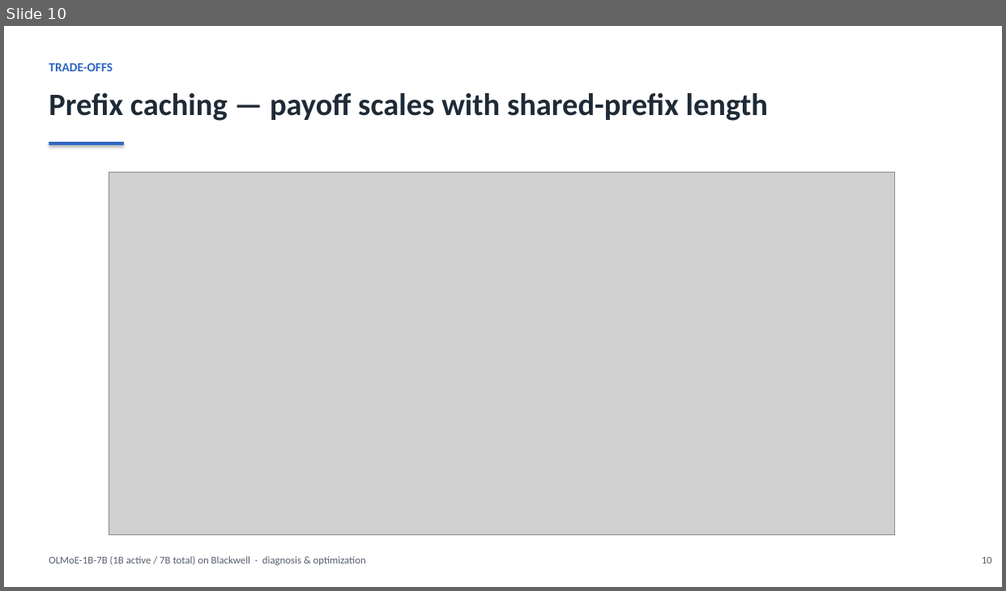
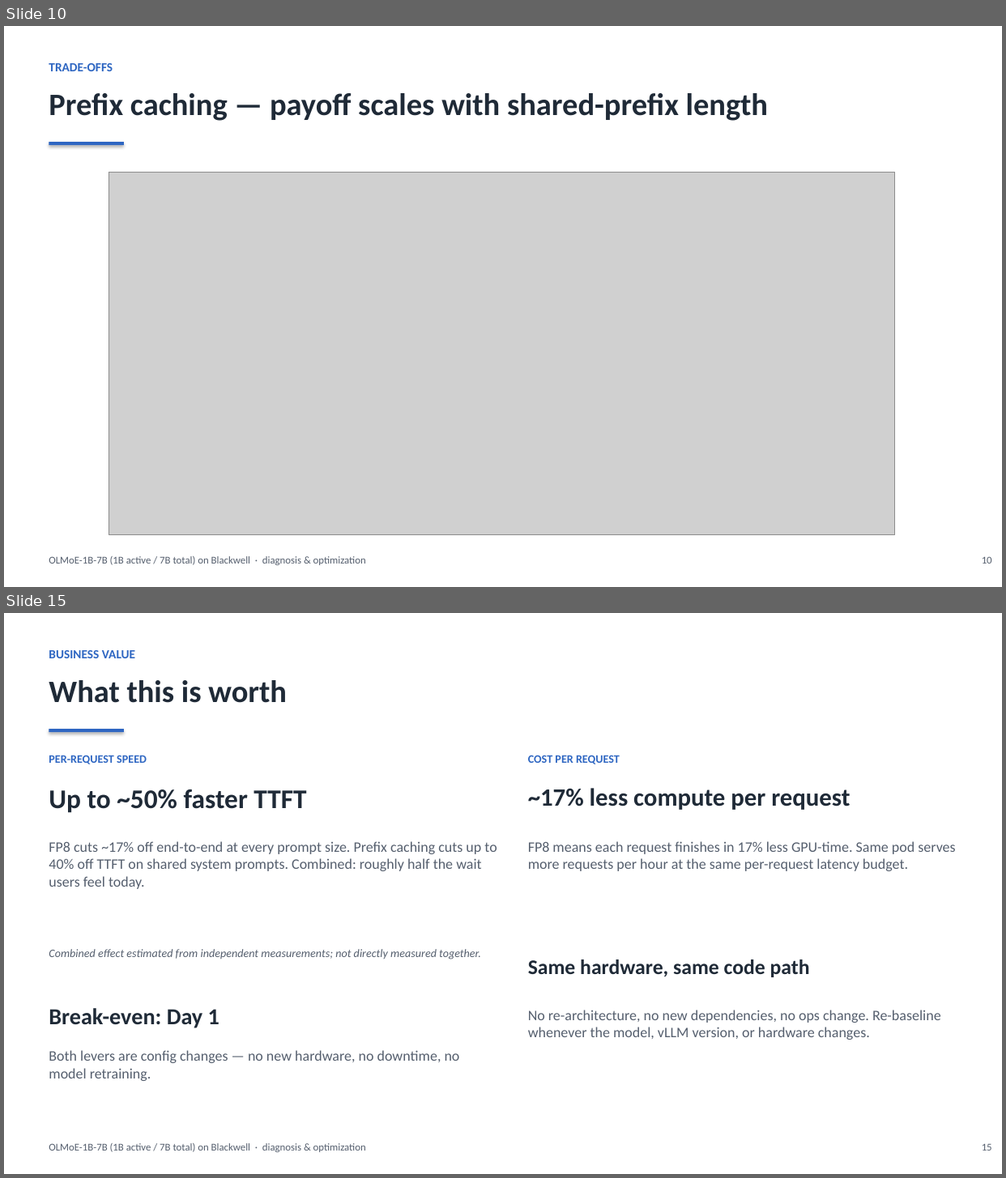
Before and after one commit to harishvs/moe-inference-optimize, a slide deck: talk/deck.pptx. Shown one above the other, each under a label of ours: slide 10 before the commit, slides 10 and 15 after it; the slides between them are not shown. The pictures are 1006x591 and 1006x1178 pixels, drawn with LibreOffice and Linux fonts; fonts in the diff are those of the drawing; grey boxes stand for pictures. Boxes give left, top, right and bottom in pixels: in the first picture for what was removed or moved away, otherwise in the second. Text is boxed around its words. In the diff, an @@ line names an element or a change of style, - is before the commit and + after.

```diff
--- a/talk/deck.pptx
+++ b/talk/deck.pptx
@@ slide 15 added at (4,613,1002,1174), background #FFFFFF @@
@@ text added at (49,650,135,658), 12 pt, text #2E66C2, bold @@
+BUSINESS VALUE
@@ text added at (49,680,287,703), 30 pt, text #1F2A37, bold @@
+What this is worth
@@ rectangle added at (49,729,124,732), fill #2E66C2 @@
@@ text added at (49,755,147,764), 11 pt, text #2E66C2, bold @@
+PER-REQUEST SPEED
@@ text added at (528,755,620,764), 11 pt, text #2E66C2, bold @@
+COST PER REQUEST
@@ text added at (49,790,306,813), 26 pt, text #1F2A37, bold @@
+Up to ~50% faster TTFT
@@ text added at (528,788,850,810), 24 pt, text #1F2A37, bold @@
+~17% less compute per request
@@ text added at (49,841,496,889), 14 pt, text #555F6E @@
+FP8 cuts ~17% off end-to-end at every prompt size. Prefix caching cuts up to 40% off TTFT on shared system prompts. Combined: roughly half the wait users feel today.
@@ text added at (528,841,955,871), 14 pt, text #555F6E @@
+FP8 means each request finishes in 17% less GPU-time. Same pod serves more requests per hour at the same per-request latency budget.
@@ text added at (49,949,481,960), 11 pt, text #555F6E, italic @@
+Combined effect estimated from independent measurements; not directly measured together.
@@ text added at (528,960,810,977), 20 pt, text #1F2A37, bold @@
+Same hardware, same code path
@@ text added at (49,1008,219,1029), 22 pt, text #1F2A37, bold @@
+Break-even: Day 1
@@ text added at (528,1010,941,1040), 14 pt, text #555F6E @@
+No re-architecture, no new dependencies, no ops change. Re-baseline whenever the model, vLLM version, or hardware changes.
@@ text added at (49,1050,460,1081), 14 pt, text #555F6E @@
+Both levers are config changes — no new hardware, no downtime, no model retraining.
@@ text added at (49,1144,366,1152), 10 pt, text #555F6E @@
+OLMoE-1B-7B (1B active / 7B total) on Blackwell · diagnosis & optimization
@@ text added at (982,1144,992,1151), 10 pt, text #555F6E @@
+15
```
Also in this commit, not shown: 14 slides changed, 1 other slide added, 1 slide removed, 7 other files.
